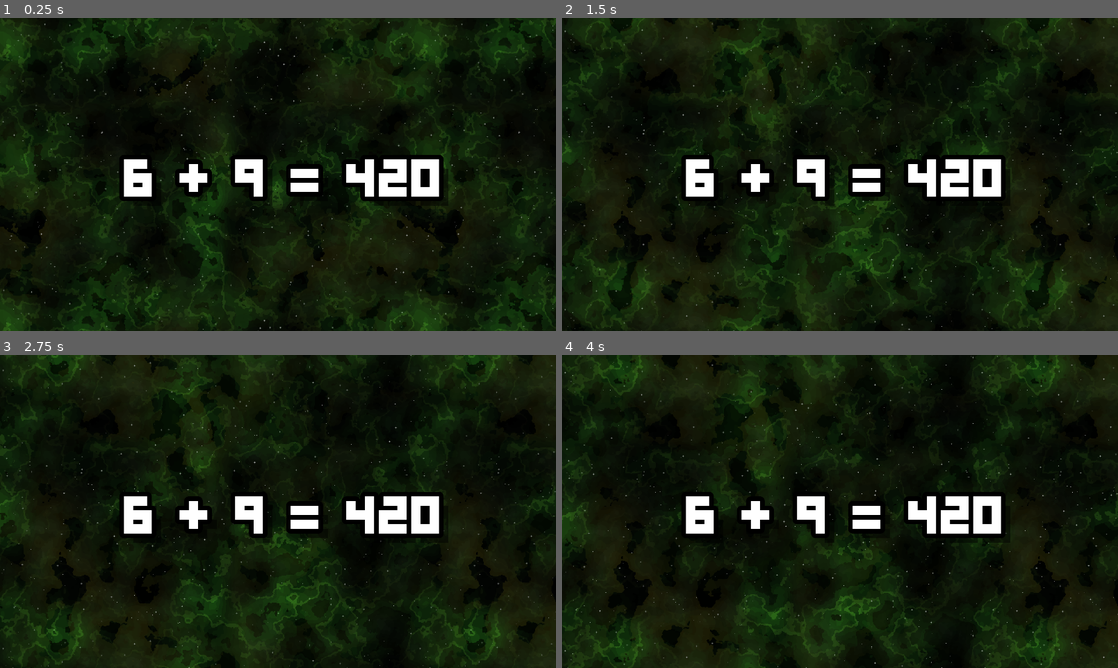
Above: before the commit, frames 1-4 (two rows, left to right).
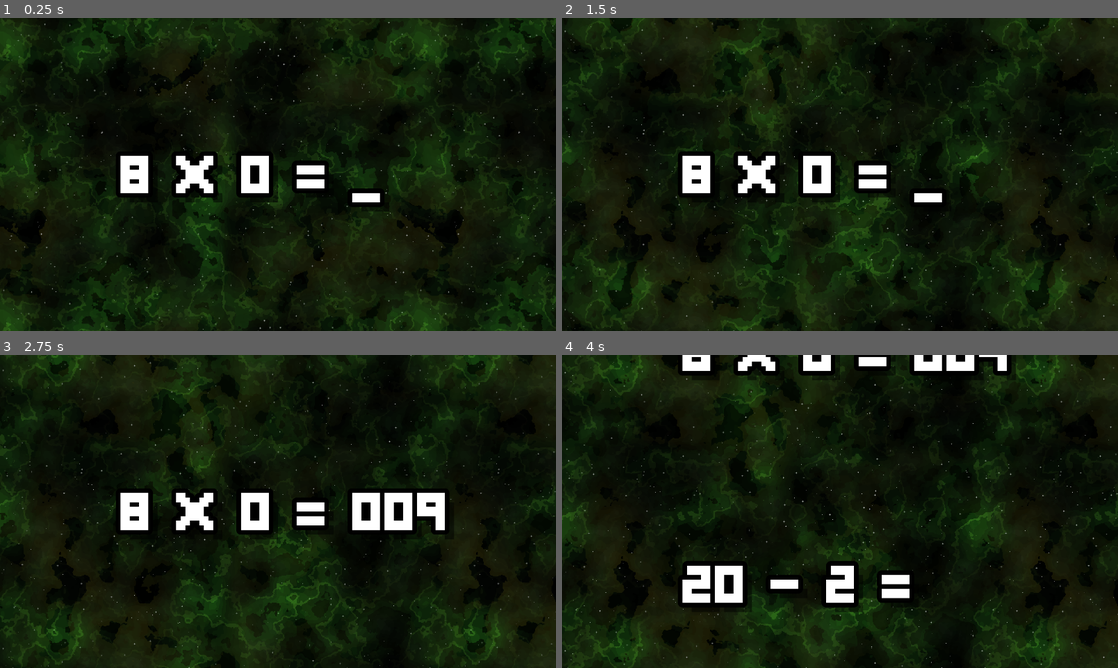
Above: after the commit, the same moments.

Repository: Blueman3612/Space-Math
Game: Godot game, scene res://scenes/main.tscn
The game is run twice, just before and just after one commit, with the same random seed, the same clock (stepped at 60 frames per second) and the same inputs.
Inputs:
- Up to frame 1 (0.25 s): no input
- Up to frame 2 (1.5 s): tap Enter (Submit) at 0.5, 0.6 s; tap Space at 0.77, 1.07 s; tap R at 0.8, 1.35 s; hold Backspace (Backspace) from 1.28 s (still down)
- Up to frame 3 (2.75 s): tap Space at 1.52, 1.82 s; tap 0 at 1.55, 2.1 s; release Backspace (Backspace) at 2.03 s; tap 9 at 2.3 s
- Up to frame 4 (4 s): tap 9 at 2.85 s; tap Space at 3.02, 3.05, 3.32, 3.6, 3.77 s; hold Backspace (Backspace) from 3.53 s (still down); tap Enter (Submit) at 3.8 s

The runs differ from the first frame. In frame 1, 4.7% of the frame differs, in the area x 20-81%, y 42-62%; in frame 2, 4.4%; in frame 3, 3.9%; in frame 4, 9.9%, in the area x 20-82%, y 0-83%.

Commit message:
Refactor main scene and script for improved question handling and display. Updated layout offsets in main scene and added game configuration variables, input handling, and problem display logic in the script. Enhanced question generation and label management for better user experience.

Diff:
--- a/scenes/main.tscn
+++ b/scenes/main.tscn
@@ -21,13 +21,12 @@
 anchor_top = 0.5
 anchor_right = 0.5
 anchor_bottom = 0.5
-offset_left = 960.0
-offset_top = 540.0
-offset_right = 1000.0
-offset_bottom = 563.0
+offset_left = 416.0
+offset_top = 487.5
+offset_right = 1920.0
+offset_bottom = 615.5
 grow_horizontal = 2
 grow_vertical = 2
 text = "6 + 9 = 420"
 label_settings = ExtResource("3_sugp2")
-horizontal_alignment = 1
 vertical_alignment = 1
--- a/scripts/main.gd
+++ b/scripts/main.gd
@@ -1,7 +1,28 @@
 extends Node2D
 
+# Math facts data and RNG
 var math_facts = {}
 var rng = RandomNumberGenerator.new()
+
+# Game configuration variables
+var blink_interval = 0.5  # Time for underscore blink cycle (fade in/out)
+var max_answer_chars = 4  # Maximum characters for answer input
+var movement_smoothing = 0.1  # Exponential smoothing factor (10% per frame)
+var transition_delay = 0.0  # Delay before generating new question
+
+# Position variables
+var primary_position = Vector2(416, 476)  # Main problem position
+var off_screen_top = Vector2(416, -324)   # Off-screen top position
+var off_screen_bottom = Vector2(416, 1276) # Off-screen bottom position
+
+# Game state variables
+var current_problem_label: Label
+var current_question = null  # Store current question data
+var user_answer = ""
+var blink_timer = 0.0
+var underscore_visible = true
+var moving_labels = []  # Array to track labels in transition
+var label_settings_resource: LabelSettings
 
 func _ready():
 	# Load and parse the math facts JSON
@@ -14,6 +35,9 @@
 		var parse_result = json.parse(json_string)
 		if parse_result == OK:
 			math_facts = json.data
+			print("Math facts loaded successfully! Found ", math_facts.size(), " top-level keys")
+			if math_facts.has("grades"):
+				print("Grades found: ", math_facts.grades.keys())
 		else:
 			print("Error parsing JSON: ", json.get_error_message())
 	else:
@@ -22,37 +46,169 @@
 	# Initialize random number generator
 	rng.randomize()
 
-	# Display initial random question
-	update_question_display()
+	# Load label settings resource
+	label_settings_resource = load("res://assets/label settings/GravityBold128.tres")
+
+	# Set up initial problem
+	setup_initial_problem()
 
 func _input(event):
 	if event is InputEventKey and event.pressed:
-		if event.keycode == KEY_SPACE:
-			update_question_display()
-		elif event.keycode == KEY_R:
+		if event.keycode == KEY_R:
 			# Regenerate space background
 			var space_bg = get_node("BackgroundLayer/SpaceBackground")
 			if space_bg and space_bg.has_method("regenerate"):
 				space_bg.regenerate()
 
-func update_question_display():
-	# Get a random track between 5-12
+		# Handle number input and negative sign
+		if event.keycode >= KEY_0 and event.keycode <= KEY_9:
+			var digit = str(event.keycode - KEY_0)
+			var effective_length = user_answer.length()
+			if user_answer.begins_with("-"):
+				effective_length -= 1  # Don't count negative sign toward limit
+			if effective_length < max_answer_chars:
+				user_answer += digit
+
+		# Handle negative sign (only at the beginning)
+		elif event.keycode == KEY_MINUS and user_answer == "":
+			user_answer = "-"
+
+		# Handle keypad numbers
+		elif event.keycode >= KEY_KP_0 and event.keycode <= KEY_KP_9:
+			var digit = str(event.keycode - KEY_KP_0)
+			var effective_length = user_answer.length()
+			if user_answer.begins_with("-"):
+				effective_length -= 1  # Don't count negative sign toward limit
+			if effective_length < max_answer_chars:
+				user_answer += digit
+
+	# Handle backspace
+	if Input.is_action_just_pressed("Backspace"):
+		if user_answer.length() > 0:
+			user_answer = user_answer.substr(0, user_answer.length() - 1)
+
+	# Handle submit
+	if Input.is_action_just_pressed("Submit"):
+		submit_answer()
+
+func _process(delta):
+	# Update blink timer
+	blink_timer += delta
+	if blink_timer >= blink_interval:
+		blink_timer = 0.0
+		underscore_visible = not underscore_visible
+
+	# Update problem display
+	update_problem_display()
+
+	# Update moving labels
+	update_moving_labels(delta)
+
+func setup_initial_problem():
+	# Get the existing Problem label and set it up as current
+	current_problem_label = get_node("Problem")
+	if current_problem_label:
+		current_problem_label.position = primary_position
+		current_problem_label.label_settings = label_settings_resource
+		# Only generate question if math facts are loaded
+		if not math_facts.is_empty():
+			generate_new_question()
+		else:
+			print("Math facts not loaded, cannot generate question")
+
+func generate_new_question():
+	user_answer = ""
+	# Store current question for answer checking later
+	# Get a random track between 5-12 (same as original logic)
 	var random_track = rng.randi_range(5, 12)
-	var question = get_math_question(random_track)
-
-	if question:
-		var label = get_node("QuestionLabel")
-		if label:
-			label.text = "Track: %d\nGrade: %s\nTitle: %s\nQuestion: %s\nExpression: %s\nOperands: %s\nOperator: %s\nResult: %d" % [
-				random_track,
-				question.grade,
-				question.title,
-				question.question,
-				question.expression,
-				str(question.operands),
-				question.operator,
-				question.result
-			]
+	current_question = get_math_question(random_track)
+	if not current_question:
+		print("Failed to generate question for track ", random_track)
+
+func update_problem_display():
+	if current_problem_label and current_question:
+		var base_text = current_question.question + " = "
+		var display_text = base_text + user_answer
+
+		# Add blinking underscore (simple on/off)
+		if underscore_visible:
+			display_text += "_"
+
+		current_problem_label.text = display_text
+
+func submit_answer():
+	if user_answer == "":
+		return  # Don't submit empty answers
+
+	# Move current label up and off screen
+	if current_problem_label:
+		moving_labels.append({
+			"label": current_problem_label,
+			"target_position": off_screen_top,
+			"is_moving_up": true
+		})
+
+	# Create new label at bottom off-screen position
+	create_new_problem_label()
+
+	# Generate new question after delay
+	if transition_delay > 0.0:
+		await get_tree().create_timer(transition_delay).timeout
+	generate_new_question()
+
+func create_new_problem_label():
+	# Create new label
+	var new_label = Label.new()
+	new_label.label_settings = label_settings_resource
+	new_label.horizontal_alignment = HORIZONTAL_ALIGNMENT_LEFT
+	new_label.vertical_alignment = VERTICAL_ALIGNMENT_CENTER
+	new_label.position = off_screen_bottom
+	new_label.autowrap_mode = TextServer.AUTOWRAP_OFF
+
+	# Add to scene
+	add_child(new_label)
+
+	# Set as current problem label
+	current_problem_label = new_label
+
+	# Add to moving labels array to animate to primary position
+	moving_labels.append({
+		"label": new_label,
+		"target_position": primary_position,
+		"is_moving_up": false
+	})
+
+func update_moving_labels(delta):
+	var labels_to_remove = []
+
+	for i in range(moving_labels.size()):
+		var moving_label = moving_labels[i]
+		var label = moving_label.label
+		var target = moving_label.target_position
+
+		if not is_instance_valid(label):
+			labels_to_remove.append(i)
+			continue
+
+		# Exponential smoothing movement
+		var current_pos = label.position
+		var distance = target - current_pos
+		var movement = distance * movement_smoothing
+		label.position += movement
+
+		# Check if label reached target (within small threshold)
+		if distance.length() < 5.0:
+			label.position = target
+
+			# If this label was moving up (finished problem), remove it
+			if moving_label.is_moving_up:
+				label.queue_free()
+
+			labels_to_remove.append(i)
+
+	# Remove completed movements (in reverse order to maintain indices)
+	for i in range(labels_to_remove.size() - 1, -1, -1):
+		moving_labels.remove_at(labels_to_remove[i])
 
 func get_math_question(track = null, grade = null, operator = null, no_zeroes = false):
 	if not math_facts.has("grades"):
@@ -66,12 +222,14 @@
 	if track != null:
 		# Find questions from specific track
 		var track_key = "TRACK" + str(track)
+		print("Looking for track: ", track_key)
 		for grade_key in math_facts.grades:
 			var grade_data = math_facts.grades[grade_key]
 			if grade_data.has("tracks") and grade_data.tracks.has(track_key):
 				questions = grade_data.tracks[track_key].facts
 				question_title = grade_data.tracks[track_key].title
 				question_grade = grade_data.name
+				print("Found track ", track_key, " in grade ", grade_key, " with ", questions.size(), " questions")
 				break
 
 		# If track not found, pick random existing track
@@ -167,7 +325,10 @@
 
 	# Return random question from filtered results
 	if questions.is_empty():
+		print("No questions found after filtering")
 		return null
+
+	print("Selecting from ", questions.size(), " available questions")
 
 	var random_question = questions[rng.randi() % questions.size()]
 
